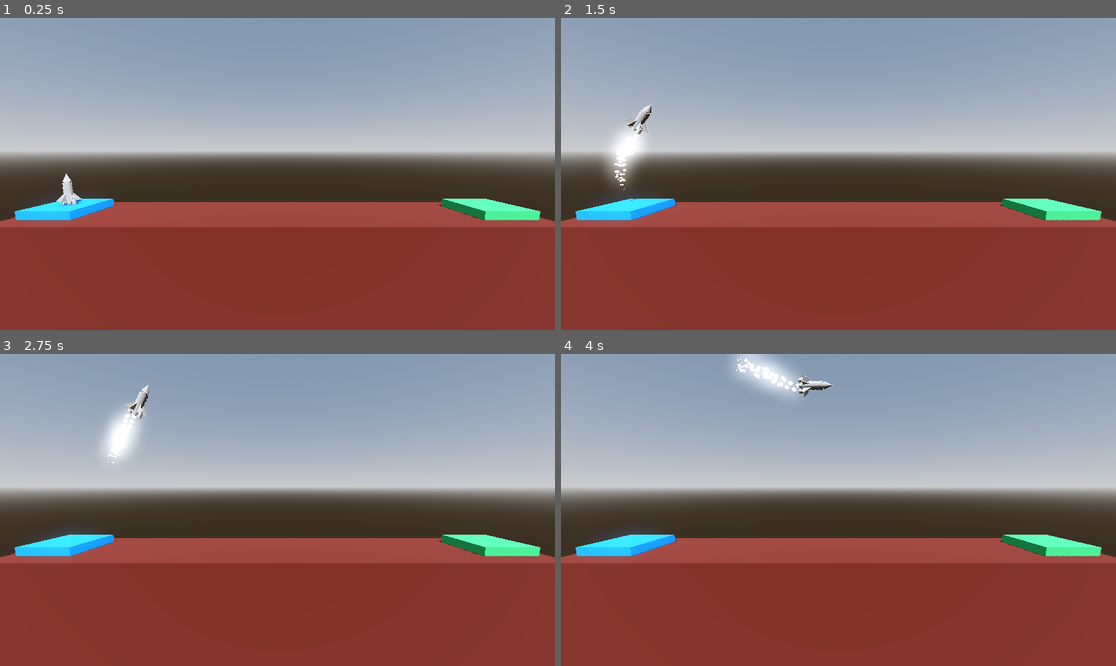
Above: before the commit, frames 1-4 (two rows, left to right).
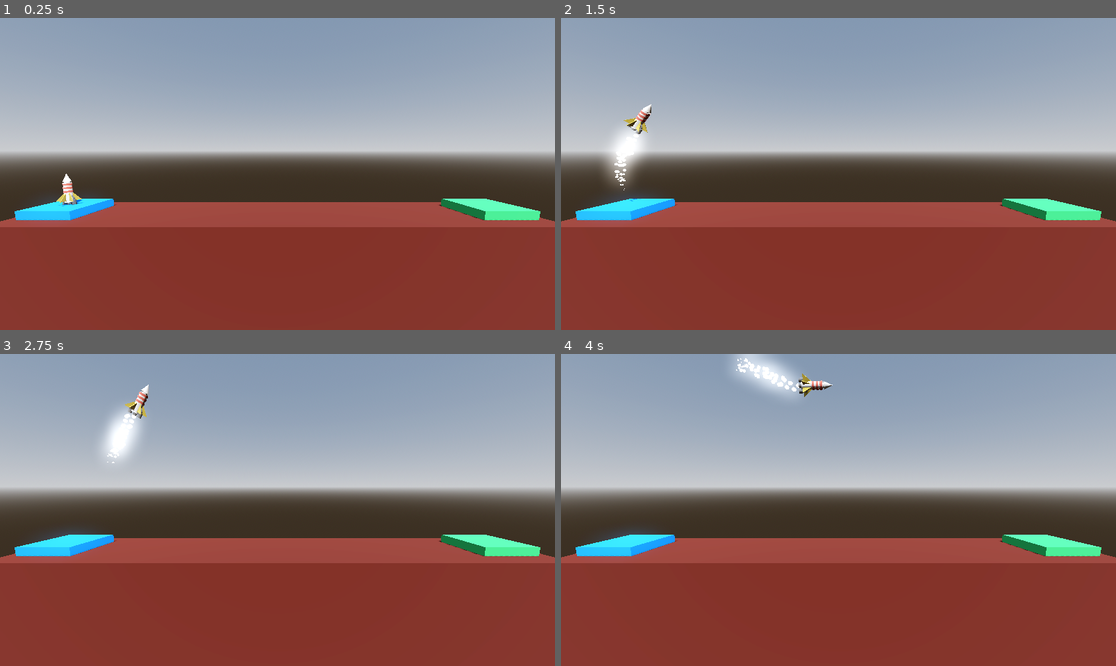
Above: after the commit, the same moments.

Repository: CharlExMachina/godot-3d-project-boost
Game: Godot game, scene res://level/level.tscn
Same seed, same stepped clock (60 frames per second), same inputs: the game is played once before the commit and once after it.
Inputs:
- Up to frame 1 (0.25 s): no input
- Up to frame 2 (1.5 s): tap Enter at 0.5 s; hold D (rotate_right) 0.53-1.28 s; hold Space (boost) 0.53-1.28 s; hold A (rotate_left) from 1.28 s (still down); tap Space (boost) at 1.35 s
- Up to frame 3 (2.75 s): release A (rotate_left) at 2.03 s; hold D (rotate_right) from 2.03 s (still down); hold Space (boost) from 2.03 s (still down)
- Up to frame 4 (4 s): release Space (boost) at 2.78 s; tap Space (boost) at 2.85 s; release D (rotate_right) at 3.53 s; hold A (rotate_left) from 3.53 s (still down); hold Space (boost) from 3.53 s (still down)

The runs differ from the first frame. In frame 1, 0.2% of the frame differs, in the area x 10-15%, y 49-60%; in frame 2, 0.2%; in frame 3, 0.2%, in the area x 22-27%, y 10-21%; in frame 4, 0.2%.

Commit message:
Add materials to the player

Diff:
--- a/player.tscn
+++ b/player.tscn
@@ -7,6 +7,10 @@
 [ext_resource type="PackedScene" uid="uid://f0ow11apxf6h" path="res://particles/booster_particles.tscn" id="5_sweqy"]
 [ext_resource type="PackedScene" uid="uid://dcecb8hw7dbrv" path="res://particles/explosion_particles.tscn" id="6_2hs0m"]
 [ext_resource type="PackedScene" uid="uid://jfwajmrh6ca7" path="res://particles/success_particles.tscn" id="7_1jxqw"]
+[ext_resource type="Material" uid="uid://bnubiwtkpn3vv" path="res://ship_red_material.tres" id="8_dw050"]
+[ext_resource type="Material" uid="uid://datungp0vjhug" path="res://ship_white_material.tres" id="8_nvl01"]
+[ext_resource type="Material" uid="uid://dl5m4ph82uplw" path="res://ship_orange_material.tres" id="10_ivps1"]
+[ext_resource type="Material" uid="uid://betgcjhvvvey" path="res://ship_black_material.tres" id="11_urp6f"]
 
 [sub_resource type="CylinderMesh" id="CylinderMesh_hqtel"]
 
@@ -95,43 +99,52 @@
 
 [node name="Body" type="MeshInstance3D" parent="."]
 transform = Transform3D(1, 0, 0, 0, 1, 0, 0, 0, 1, 0, -0.25, 0)
+material_override = ExtResource("8_nvl01")
 mesh = SubResource("CylinderMesh_1jxqw")
 
 [node name="Cockpit" type="MeshInstance3D" parent="Body"]
 transform = Transform3D(1, 0, 0, 0, 1, 0, 0, 0, 1, 0, 0.925, 0)
+material_override = ExtResource("8_nvl01")
 mesh = SubResource("CylinderMesh_dw050")
 skeleton = NodePath("../..")
 
 [node name="OuterRing" type="MeshInstance3D" parent="Body"]
 transform = Transform3D(1, 0, 0, 0, 1, 0, 0, 0, 1, 0, 0.509185, 0)
+material_override = ExtResource("8_dw050")
 mesh = SubResource("CylinderMesh_b26j0")
 
 [node name="CockpitBridge" type="MeshInstance3D" parent="Body"]
 transform = Transform3D(1, 0, 0, 0, 1, 0, 0, 0, 1, 0, 0.638633, 0)
+material_override = ExtResource("8_nvl01")
 mesh = SubResource("CylinderMesh_n7ghd")
 
 [node name="OuterRing2" type="MeshInstance3D" parent="Body"]
 transform = Transform3D(1, 0, 0, 0, 1, 0, 0, 0, 1, 0, 0.296421, 0)
+material_override = ExtResource("8_dw050")
 mesh = SubResource("CylinderMesh_b26j0")
 
 [node name="OuterRing3" type="MeshInstance3D" parent="Body"]
 transform = Transform3D(1, 0, 0, 0, 1, 0, 0, 0, 1, 0, 0.0746808, 0)
+material_override = ExtResource("8_dw050")
 mesh = SubResource("CylinderMesh_b26j0")
 
 [node name="FrontWingsContainer" type="Node3D" parent="Body"]
 
 [node name="WingLeft" type="MeshInstance3D" parent="Body/FrontWingsContainer"]
 transform = Transform3D(-0.853551, 0, -0.52101, 0, 1, 0, 0.52101, 0, -0.853551, -0.334, -0.254, 0.193)
+material_override = ExtResource("10_ivps1")
 mesh = SubResource("PrismMesh_n7ghd")
 skeleton = NodePath("../..")
 
 [node name="WingCenter" type="MeshInstance3D" parent="Body/FrontWingsContainer"]
 transform = Transform3D(0, 0, 1, 0, 1, 0, -1, 0, 0, -5.75483e-05, -0.254407, 0.355877)
+material_override = ExtResource("10_ivps1")
 mesh = SubResource("PrismMesh_nvl01")
 skeleton = NodePath("../..")
 
 [node name="WingRight" type="MeshInstance3D" parent="Body/FrontWingsContainer"]
 transform = Transform3D(0.903163, 0, -0.429298, 0, 1, 0, 0.429298, 0, 0.903163, 0.334267, -0.254407, 0.19264)
+material_override = ExtResource("10_ivps1")
 mesh = SubResource("PrismMesh_n7ghd")
 skeleton = NodePath("../..")
 
@@ -140,37 +153,45 @@
 
 [node name="WingLeft" type="MeshInstance3D" parent="Body/BackWingsContainer"]
 transform = Transform3D(-0.853551, 0, -0.52101, 0, 1, 0, 0.52101, 0, -0.853551, -0.334, -0.254, 0.193)
+material_override = ExtResource("10_ivps1")
 mesh = SubResource("PrismMesh_n7ghd")
 skeleton = NodePath("../..")
 
 [node name="WingCenter" type="MeshInstance3D" parent="Body/BackWingsContainer"]
 transform = Transform3D(0, 0, 1, 0, 1, 0, -1, 0, 0, -5.75483e-05, -0.254407, 0.355877)
+material_override = ExtResource("10_ivps1")
 mesh = SubResource("PrismMesh_nvl01")
 skeleton = NodePath("../..")
 
 [node name="WingRight" type="MeshInstance3D" parent="Body/BackWingsContainer"]
 transform = Transform3D(0.903163, 0, -0.429298, 0, 1, 0, 0.429298, 0, 0.903163, 0.334267, -0.254407, 0.19264)
+material_override = ExtResource("10_ivps1")
 mesh = SubResource("PrismMesh_n7ghd")
 skeleton = NodePath("../..")
 
 [node name="BoosterCenter" type="MeshInstance3D" parent="Body"]
 transform = Transform3D(1, 0, 0, 0, 1, 0, 0, 0, 1, 0, -0.597432, 0)
+material_override = ExtResource("11_urp6f")
 mesh = SubResource("CylinderMesh_nvl01")
 
 [node name="BoosterRight" type="MeshInstance3D" parent="Body"]
 transform = Transform3D(1, 0, 0, 0, 1, 0, 0, 0, 1, 0.300147, -0.597432, 0)
+material_override = ExtResource("11_urp6f")
 mesh = SubResource("CylinderMesh_nvl01")
 
 [node name="BoosterLeft" type="MeshInstance3D" parent="Body"]
 transform = Transform3D(1, 0, 0, 0, 1, 0, 0, 0, 1, -0.300402, -0.597432, 0)
+material_override = ExtResource("11_urp6f")
 mesh = SubResource("CylinderMesh_nvl01")
 
 [node name="TubeLeft" type="MeshInstance3D" parent="Body"]
 transform = Transform3D(1, 0, 0, 0, -4.37114e-08, -1, 0, 1, -4.37114e-08, -0.140089, -0.389676, 0)
+material_override = ExtResource("11_urp6f")
 mesh = SubResource("TorusMesh_1jxqw")
 
 [node name="TubeRight" type="MeshInstance3D" parent="Body"]
 transform = Transform3D(1, 0, 0, 0, -4.37114e-08, -1, 0, 1, -4.37114e-08, 0.134544, -0.389676, 0)
+material_override = ExtResource("11_urp6f")
 mesh = SubResource("TorusMesh_1jxqw")
 
 [connection signal="body_entered" from="." to="." method="_on_body_entered"]
--- /dev/null
+++ b/ship_black_material.tres
@@ -0,0 +1,4 @@
+[gd_resource type="StandardMaterial3D" format=3 uid="uid://betgcjhvvvey"]
+
+[resource]
+albedo_color = Color(0.309043, 0.309043, 0.309043, 1)
--- /dev/null
+++ b/ship_orange_material.tres
@@ -0,0 +1,4 @@
+[gd_resource type="StandardMaterial3D" format=3 uid="uid://dl5m4ph82uplw"]
+
+[resource]
+albedo_color = Color(0.597174, 0.516159, 0.179708, 1)
--- /dev/null
+++ b/ship_red_material.tres
@@ -0,0 +1,4 @@
+[gd_resource type="StandardMaterial3D" format=3 uid="uid://bnubiwtkpn3vv"]
+
+[resource]
+albedo_color = Color(0.698867, 0.339834, 0.294627, 1)
--- /dev/null
+++ b/ship_white_material.tres
@@ -0,0 +1,4 @@
+[gd_resource type="StandardMaterial3D" format=3 uid="uid://datungp0vjhug"]
+
+[resource]
+albedo_color = Color(0.727115, 0.727115, 0.727115, 1)
Not shown: 1 places in player.tscn that only renumber resources
